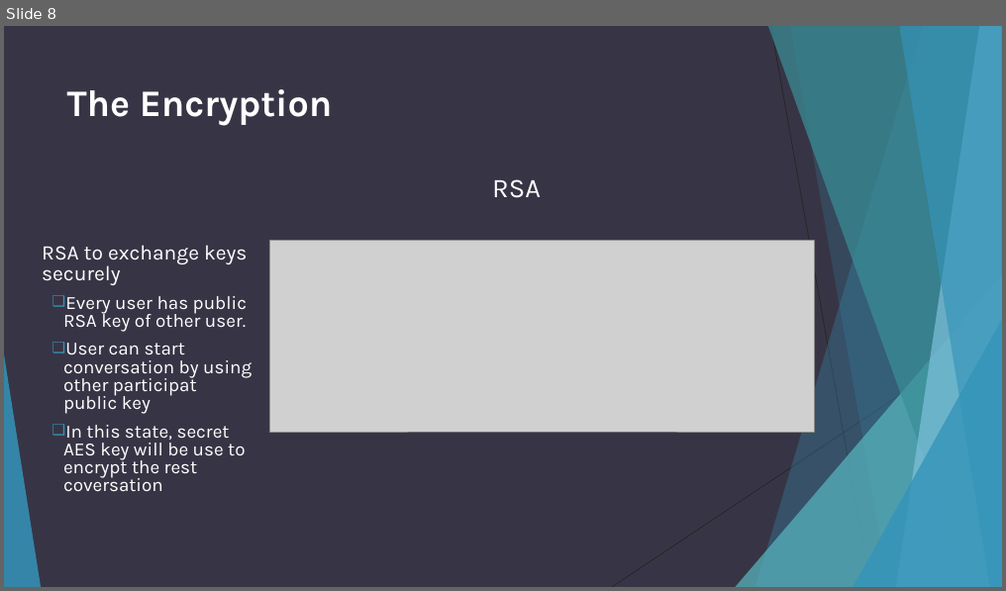
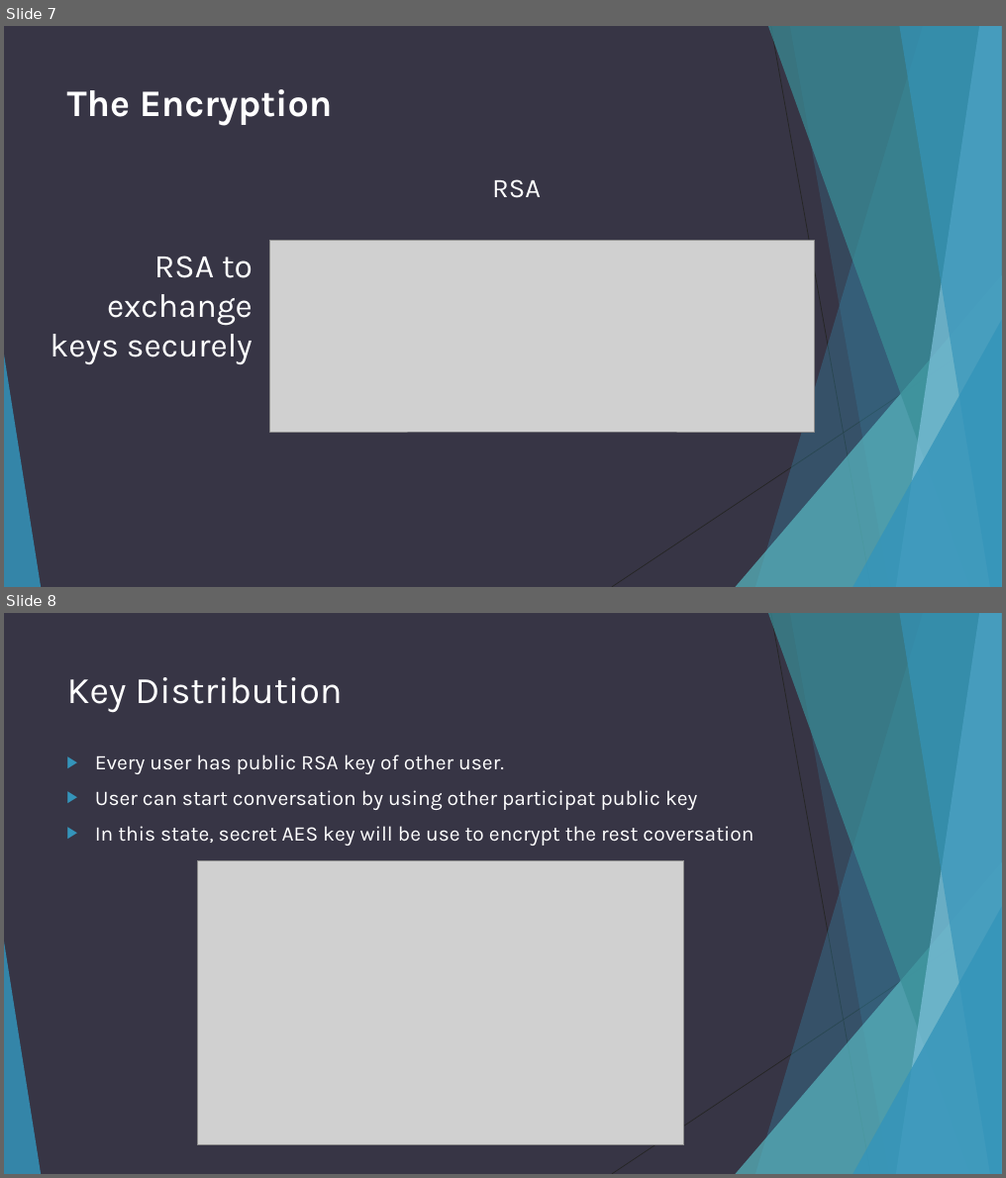
Before and after one commit to adhipoer/Chat, a slide deck: Chat Application with Encryption.ppt. Shown one above the other, each under a label of ours: slide 8 before the commit, slides 7 and 8 after it. The pictures are 1006x591 and 1006x1178 pixels, drawn with LibreOffice and Linux fonts; fonts in the diff are those of the drawing; grey boxes stand for pictures. Boxes give left, top, right and bottom in pixels: in the first picture for what was removed or moved away, otherwise in the second. Text is boxed around its words. In the diff, an @@ line names an element or a change of style, - is before the commit and + after.

```diff
--- a/Chat Application with Encryption.ppt
+++ b/Chat Application with Encryption.ppt
@@ slide 8 added at (4, 613, 1002, 1174), background #373545; not listed: 10 template elements that a slide beside it also shows @@
@@ title added at (67, 677, 342, 713), 36 pt, text #FFFFFF @@
+Key Distribution
@@ text added at (95, 755, 753, 846), 20 pt, text #FFFFFF @@
+  ▶ Every user has public RSA key of other user.
+  ▶ User can start conversation by using other participat public key
+  ▶ In this state, secret AES key will be use to encrypt the rest coversation
@@ picture added at (198, 861, 684, 1146) @@
@@ what was slide 8 is now slide 7 @@
@@ slide 7 changed as well @@
@@ text "RSA to exchange keys securely" at (50, 256, 252, 366): size 20 to 32 pt; alignment left to right; line spacing 0.8 to 1 @@
@@ text at (63, 296, 252, 491): paragraphs removed @@
-  ❑ Every user has public RSA key of other user.
-  ❑ User can start conversation by using other participat public key
-  ❑ In this state, secret AES key will be use to encrypt the rest coversation
```
Also in this commit, not shown: 6 other slides changed, 2 slides removed.
